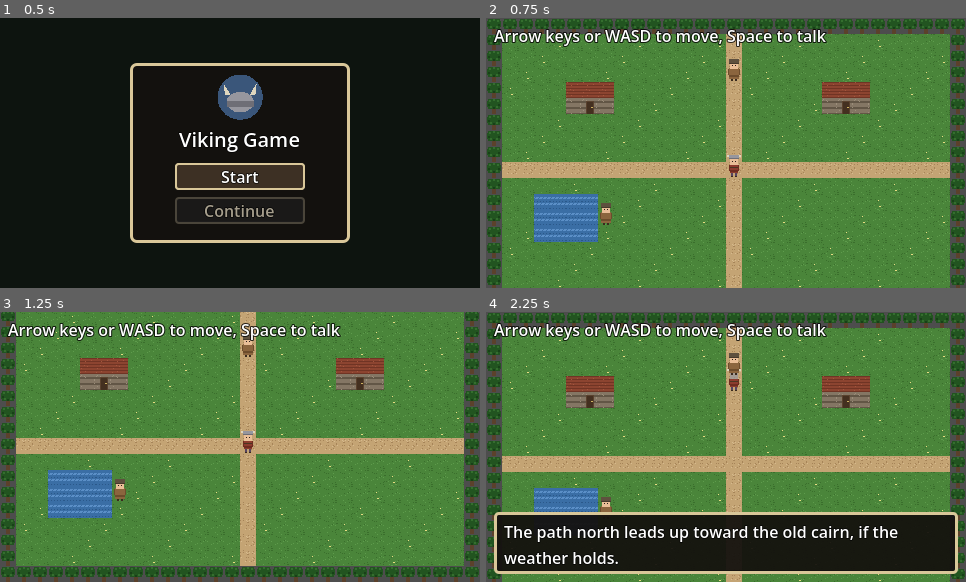
Above: before the commit, frames 1-4 (two rows, left to right).
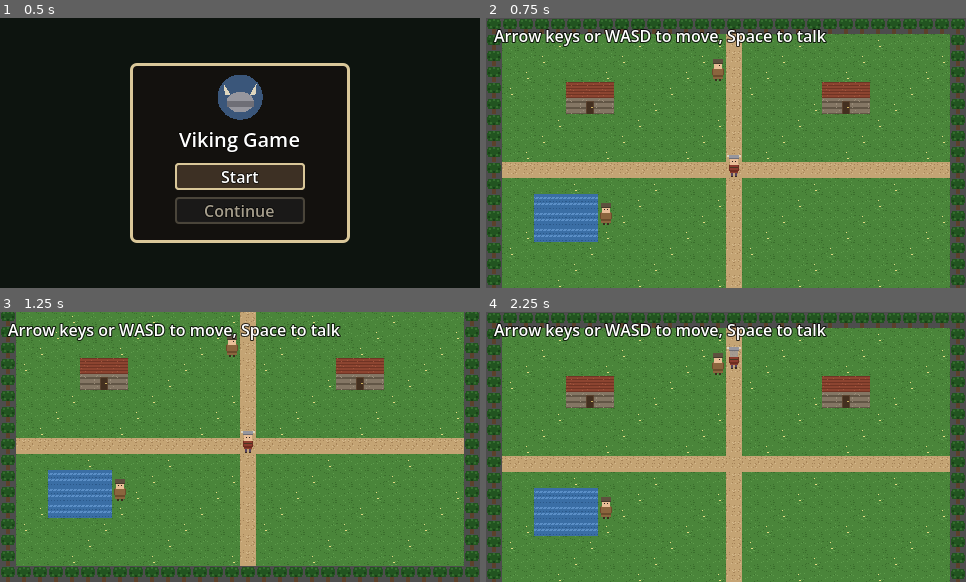
Above: after the commit, the same moments.

Repository: AtlasInMind/viking-game
Game: Godot game, scene res://scenes/title_screen.tscn
Same seed, same stepped clock (60 frames per second), same inputs: the game is played once before the commit and once after it.
Inputs:
- Up to frame 1 (0.5 s): no input
- Up to frame 2 (0.75 s): click "Start" at 0.5 s
- Up to frame 3 (1.25 s): no input
- Up to frame 4 (2.25 s): tap Enter at 1.25, 2.1 s; hold Enter 1.28-2.03 s; hold Up from 1.28 s (still down); tap Space at 1.52 s

Frame 1 is identical in both runs. In frame 2, 0.3% of the frame differs, in the area x 47-53%, y 15-24%; in frame 3, 0.3%; in frame 4, 23%, in the area x 1-99%, y 12-98%.

Commit message:
Prototype the light challenge layer
A tense "hold still while the light passes" encounter at the cairn,
picked over an environmental puzzle and a confrontation minigame (see
docs/DECISIONS.md "Challenge layer") specifically because it pays off
dialogue that already exists (cairn_npc's "lights move up there at
night") without the game ever confirming what the light is - matching
the grounded/mythic-edges pillar, and because it needed zero stats,
health, or currency to work, keeping clear of a full battle system
(the thing issue #4 was closed to avoid).

Stepping past cairn_npc onto the road's northern end starts a 3s hold
window (game/scripts/cairn_encounter.gd); moving fails it (a gentle
push-back via a new Player.force_move_to(), freely retryable); holding
still succeeds it once, setting a WorldState flag. Repositioned
cairn_npc off the single-tile-wide road onto an adjacent cell, since
standing on the road would have made the trigger cell unreachable.

Verified in a real browser (exported build): both the fail path
(push-back + retry) and the succeed path (flag set, atmospheric line,
no re-trigger on revisiting) work correctly. Independent fresh-agent
review caught a real bug before commit: the encounter's own state
never checked the persisted flag on load, so "succeeds once,
permanently" only held within a single session - a reload let the
whole beat repeat indefinitely. Fixed (initialize() now takes the
already-passed flag and starts DONE) and re-verified specifically
against a real page reload + Continue.

Closes #10

Co-Authored-By: Claude Sonnet 5 <noreply@anthropic.com>
Claude-Session: https://claude.ai/code/session_014qgPGoKn3nZmKBvgbYEBQp

Diff:
--- /dev/null
+++ b/game/scenes/cairn_encounter.tscn
@@ -0,0 +1,11 @@
+[gd_scene load_steps=3 format=3]
+
+[ext_resource type="Script" path="res://scripts/cairn_encounter.gd" id="1_encounter"]
+[ext_resource type="Texture2D" path="res://assets/sprites/wisp.png" id="2_wisp"]
+
+[node name="CairnEncounter" type="Node2D"]
+script = ExtResource("1_encounter")
+
+[node name="Wisp" type="Sprite2D" parent="."]
+texture = ExtResource("2_wisp")
+visible = false
--- a/game/scenes/main.tscn
+++ b/game/scenes/main.tscn
@@ -1,8 +1,9 @@
-[gd_scene load_steps=5 format=3]
+[gd_scene load_steps=6 format=3]
 
 [ext_resource type="Script" path="res://scripts/main.gd" id="1_main"]
 [ext_resource type="PackedScene" path="res://scenes/player.tscn" id="2_player"]
 [ext_resource type="Script" path="res://scripts/dialogue_box.gd" id="3_dialogue"]
+[ext_resource type="PackedScene" path="res://scenes/cairn_encounter.tscn" id="4_cairn_encounter"]
 
 [sub_resource type="StyleBoxFlat" id="StyleBoxFlat_dialogue"]
 bg_color = Color(0.078, 0.067, 0.055, 0.94)
@@ -22,6 +23,8 @@
 [node name="Ground" type="TileMapLayer" parent="."]
 
 [node name="Player" parent="." instance=ExtResource("2_player")]
+
+[node name="CairnEncounter" parent="." instance=ExtResource("4_cairn_encounter")]
 
 [node name="UI" type="CanvasLayer" parent="."]
 
--- /dev/null
+++ b/game/scripts/cairn_encounter.gd
@@ -0,0 +1,96 @@
+extends Node2D
+
+## Light/stylized challenge-layer prototype (issue #10) - see
+## docs/DECISIONS.md ("Challenge layer") for why this concrete form was
+## picked over alternatives. A tense "hold still while the light passes"
+## beat: stepping onto the trigger cell starts a HOLD_DURATION window during
+## which any further move fails the encounter (a gentle push-back, freely
+## retryable); holding still for the full window succeeds, once, permanently
+## - no stats, no numeric reward, nothing here to grind. Wired up by
+## main.gd via initialize(), which owns the outcome (dialogue + WorldState).
+
+signal succeeded
+signal failed
+
+const HOLD_DURATION := 3.0
+const WISP_DRIFT_RADIUS := 5.0
+const WISP_DRIFT_SPEED := 1.6
+const WISP_PULSE_SPEED := 3.0
+
+enum State { IDLE, ACTIVE, DONE }
+
+@onready var _wisp: Sprite2D = $Wisp
+
+var _player: Node2D
+var _trigger_cell: Vector2i
+var _push_back_cell: Vector2i
+var _state := State.IDLE
+var _hold_elapsed := 0.0
+var _wisp_time := 0.0
+var _wisp_origin := Vector2.ZERO
+
+
+## already_done lets a continued save skip straight to State.DONE - without
+## it, "succeeds once, permanently" would only hold within a single session,
+## since this node's own _state doesn't persist (only the WorldState flag
+## main.gd sets from the succeeded signal does).
+func initialize(player: Node2D, trigger_cell: Vector2i, push_back_cell: Vector2i, already_done: bool = false) -> void:
+	assert(trigger_cell != push_back_cell, "trigger_cell and push_back_cell must differ - force_move_to()'s own completion also emits moved(), which would otherwise immediately re-trigger or re-fail this encounter")
+	_player = player
+	_trigger_cell = trigger_cell
+	_push_back_cell = push_back_cell
+	_state = State.DONE if already_done else State.IDLE
+	_player.moved.connect(_on_player_moved)
+	_wisp.visible = false
+
+
+func _process(delta: float) -> void:
+	if _state != State.ACTIVE:
+		return
+
+	_hold_elapsed += delta
+	_wisp_time += delta
+	_wisp.position = _wisp_origin + Vector2(
+		cos(_wisp_time * WISP_DRIFT_SPEED) * WISP_DRIFT_RADIUS,
+		sin(_wisp_time * WISP_DRIFT_SPEED * 1.7) * WISP_DRIFT_RADIUS * 0.6 - 18.0
+	)
+	_wisp.modulate.a = 0.6 + 0.4 * sin(_wisp_time * WISP_PULSE_SPEED)
+
+	if _hold_elapsed >= HOLD_DURATION:
+		_succeed()
+
+
+## "Hold still" is enforced against successful relocation (the moved
+## signal), not against key presses - holding a direction that's blocked
+## (e.g. up, with the border immediately north of the trigger cell) never
+## emits moved() and so never fails. Consistent in-fiction (the character
+## never actually moved), but worth knowing if a future trigger cell has
+## open ground on all sides, where this would be less airtight.
+func _on_player_moved(grid_pos: Vector2i) -> void:
+	if _state == State.ACTIVE:
+		_fail()
+		return
+	if _state == State.IDLE and grid_pos == _trigger_cell:
+		_begin()
+
+
+func _begin() -> void:
+	_state = State.ACTIVE
+	_hold_elapsed = 0.0
+	_wisp_time = 0.0
+	_wisp_origin = _player.position
+	_wisp.visible = true
+	_wisp.modulate.a = 1.0
+
+
+func _succeed() -> void:
+	_state = State.DONE
+	_wisp.visible = false
+	succeeded.emit()
+
+
+func _fail() -> void:
+	_state = State.IDLE
+	_wisp.visible = false
+	_player.force_move_to(_push_back_cell)
+	failed.emit()
--- a/game/scripts/main.gd
+++ b/game/scripts/main.gd
@@ -45,17 +45,28 @@
 const WATER_NPC_DEFAULT_TEXT := "Careful near the water after dark. My grandmother never let us go near it then."
 const WATER_NPC_FOLLOWUP_TEXT := "Asking about the cairn again? Some say lights move up there at night."
 
-## cairn_npc stands north of the crossroads, on the road leading toward the
-## (off-map) cairn; water_npc stands beside the pond - both now placed where
-## their dialogue actually makes sense, unlike the arbitrary path-adjacent
-## spots the procedural map only had room for.
+## cairn_npc stands beside the road (not on it - the road is one tile wide,
+## and issue #10 needs the player able to walk past them to reach the
+## trigger cell further north), facing east toward it. water_npc stands
+## beside the pond. Both placed where their dialogue actually makes sense,
+## unlike the arbitrary path-adjacent spots the procedural map only had
+## room for.
 const NPC_PLACEMENTS := [
-	{"id": "cairn_npc", "cell": Vector2i(PATH_X, 3), "facing": "down", "text": "The path north leads up toward the old cairn, if the weather holds."},
+	{"id": "cairn_npc", "cell": Vector2i(PATH_X - 1, 3), "facing": "side", "text": "The path north leads up toward the old cairn, if the weather holds."},
 	{"id": "water_npc", "cell": Vector2i(7, 12), "facing": "down", "text": WATER_NPC_DEFAULT_TEXT},
 ]
 
+## Challenge-layer prototype (issue #10): stepping onto CAIRN_TRIGGER_CELL,
+## further up the road past cairn_npc, starts the "hold still" encounter;
+## failing pushes the player back to CAIRN_PUSH_BACK_CELL (south of the
+## trigger, clear of cairn_npc and the crossroads) to retry.
+const FLAG_CAIRN_LIGHT_PASSED := "cairn_light_passed"
+const CAIRN_TRIGGER_CELL := Vector2i(PATH_X, 1)
+const CAIRN_PUSH_BACK_CELL := Vector2i(PATH_X, 3)
+
 @onready var _ground: TileMapLayer = $Ground
 @onready var _player: Node2D = $Player
+@onready var _cairn_encounter: Node2D = $CairnEncounter
 @onready var _dialogue: DialogueBox = $UI/DialogueBox
 
 var _occupied_cells: Dictionary = {}
@@ -77,6 +88,10 @@
 	_player.initialize(_ground, start, TILE_SIZE, MAP_SIZE, _occupied_cells)
 	_player.moved.connect(_on_player_moved)
 	WorldState.flag_changed.connect(_on_flag_changed)
+
+	_cairn_encounter.initialize(_player, CAIRN_TRIGGER_CELL, CAIRN_PUSH_BACK_CELL, WorldState.get_flag(FLAG_CAIRN_LIGHT_PASSED))
+	_cairn_encounter.succeeded.connect(_on_cairn_encounter_succeeded)
+	_cairn_encounter.failed.connect(_on_cairn_encounter_failed)
 
 
 ## Continue (see title_screen.gd) sets SaveSystem.pending_load before
@@ -125,6 +140,17 @@
 		if water_npc:
 			water_npc.dialogue_text = WATER_NPC_FOLLOWUP_TEXT
 	_save_state()
+
+
+func _on_cairn_encounter_succeeded() -> void:
+	WorldState.set_flag(FLAG_CAIRN_LIGHT_PASSED, true)
+	_dialogue.open("The light drifts on past the stones. Whatever it was, it didn't seem to mind you.")
+	_player.set_input_enabled(false)
+
+
+func _on_cairn_encounter_failed() -> void:
+	_dialogue.open("You flinch, and the light flares - gone before you can look at it straight. Best to hold still, next time.")
+	_player.set_input_enabled(false)
 
 
 ## Load-merge-save rather than overwrite, so this and the position-save in
--- a/game/scripts/player.gd
+++ b/game/scripts/player.gd
@@ -133,6 +133,22 @@
 	)
 
 
+## Forcibly relocates the player (e.g. a challenge-layer "startled, stumbled
+## back" beat) bypassing the normal blocked-check/step-animation path. Still
+## sets _moving during the tween (so normal input can't fight it) and still
+## emits moved() on completion, so autosave and anything else listening
+## stays in sync.
+func force_move_to(cell: Vector2i) -> void:
+	_moving = true
+	var tween := create_tween()
+	tween.tween_property(self, "position", _grid_to_world(cell), MOVE_TIME)
+	tween.finished.connect(func() -> void:
+		_grid_pos = cell
+		_moving = false
+		moved.emit(_grid_pos)
+	)
+
+
 func _grid_to_world(cell: Vector2i) -> Vector2:
 	return Vector2(cell.x * _tile_size + _tile_size / 2.0, cell.y * _tile_size + _tile_size)
 
Binary file added: game/assets/sprites/wisp.png
Not shown, added: game/assets/sprites/wisp.png.import
Not shown, added: game/scripts/cairn_encounter.gd.uid
Not shown, changed: docs/DECISIONS.md
